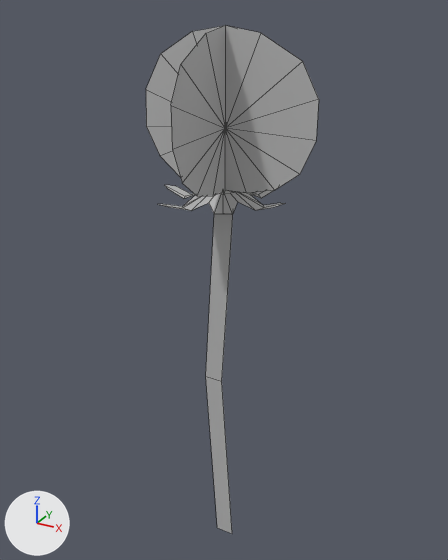
Before and after pictures for a commit that changed the FBX model ValleyProduction/Assets/_Art/Meshes/Environment/Meadow/Dandelion/SM_Dandelion_01_LOD1.fbx.
One viewpoint serves both versions: a camera (50 mm lens) standing at (4.948, -0.992, 1.155) and looking at (4.388, 0.027, 0.646). Arrows for +X, +Y and +Z are at lower left; the lights stay in place. Mesh edges are drawn as thin lines. Where no turn or scale is listed for an object, it has been applied to the vertices.

Names of what the first picture shows: 'SM_Dandelion_01_LOD1'.
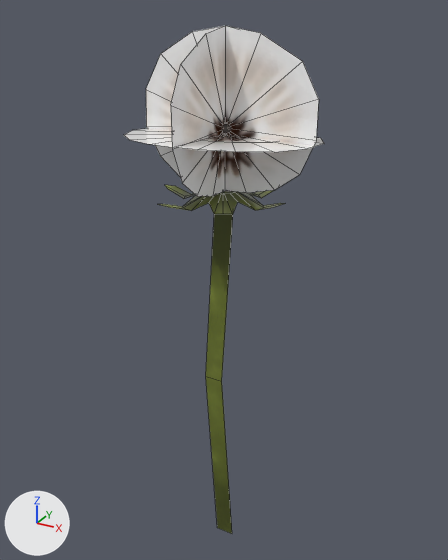
The newer file is also turned or shifted as a whole; pictures and numbers use the older file's frame.

The change, as a diff of the scene's bpy script:
```diff
--- a/ValleyProduction/Assets/_Art/Meshes/Environment/Meadow/Dandelion/SM_Dandelion_01_LOD1.fbx.py
+++ b/ValleyProduction/Assets/_Art/Meshes/Environment/Meadow/Dandelion/SM_Dandelion_01_LOD1.fbx.py
@@ img_t_dandelion_01_lod0_bc_png @@
+img_t_dandelion_01_lod0_bc_png = load_image('T_Dandelion_01_LOD0_BC.png', '../../../../Textures/Environment/Meadow/T_Dandelion_01_LOD0_BC.png', 1024, 1024, 'sRGB')
@@ mat_material__27 @@
 mat_material__27 = principled_material('Material #27')
-mat_material__27.base_color = (0.5, 0.5, 0.5)  # grey #bcbcbc
+mat_material__27.texture = img_t_dandelion_01_lod0_bc_png
 mat_material__27.roughness = 0.0
@@ me_mesh @@
 # used by ob_sm_dandelion_01_lod1; location = (4.404, 0.0, 0.0)
-me_mesh.from_pydata(...)  # 109 vertices, 88 faces; spans x -0.17..0.176, y -0.177..0.169, z 0.0..1.128
+me_mesh.from_pydata(...)  # 147 vertices, 124 faces; spans x -0.17..0.176, y -0.177..0.169, z 0.0..1.127
+# me_mesh part 1: a new loose piece of 33 vertices spanning x -0.17..0.176, y -0.177..0.165, z 0.93..0.955, in mat_material__27 (picture img_t_dandelion_01_lod0_bc_png)
 me_mesh.materials.append(mat_material__27)
```

What differs and where, as boxes (x1, y1, x2, y2) in the pictures (448 x 560 px):
'SM_Dandelion_01_LOD1', surface changed, reshaped (16% wider)
    before: (146, 25, 319, 534)
    after: (124, 26, 324, 534)
part 1 of me_mesh, added
    after: (124, 129, 324, 152)
